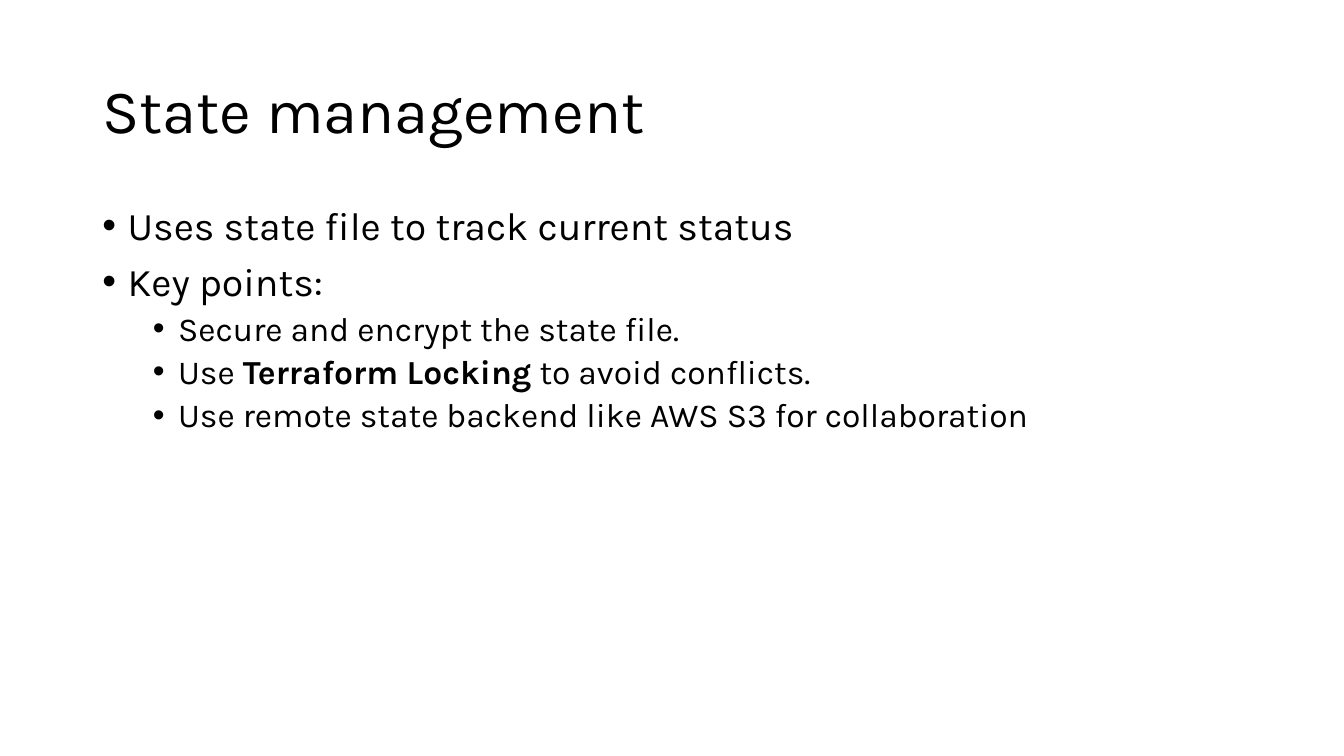
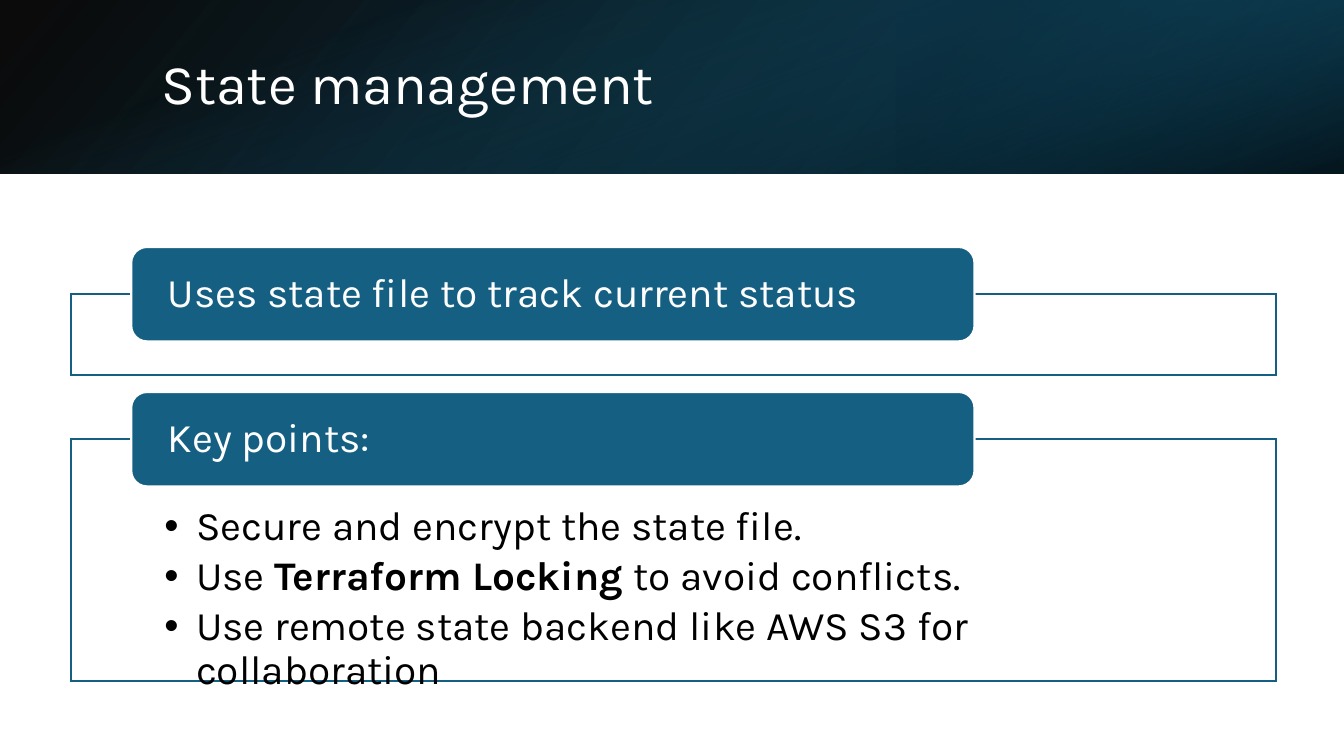
Before and after one commit to sebivenlo/esd-2024-terraform, a slide deck: slide 9 of Presentation/Terraform.pptx. Drawn at 1344x756 pixels with LibreOffice and Linux fonts; fonts in the diff are those of the drawing. Boxes give left, top, right and bottom in pixels: in the first picture for what was removed or moved away, otherwise in the second. Text is boxed around its words. In the diff, an @@ line names an element or a change of style, - is before the commit and + after.

```diff
--- a/Presentation/Terraform.pptx
+++ b/Presentation/Terraform.pptx
@@ rectangle added at bbox=[0, 0, 1344, 173], fill gradient #000000 to #104862 @@
@@ rectangle added at bbox=[0, 1, 1343, 174], fill gradient #156082 to #000000 @@
@@ rectangle added at bbox=[896, 0, 1344, 173], fill gradient #0B3041 to #156082 @@
@@ title "State management": place and size @@
-title "State management" at bbox=[102, 93, 644, 148]
+title "State management" at bbox=[161, 68, 654, 118]
@@ title "State management" at bbox=[161, 68, 654, 118]: size 44 to 40 pt, text colour #000000 to #FFFFFF @@
@@ text at bbox=[128, 213, 793, 306]: paragraphs removed @@
-• Uses state file to track current status
-• Key points:
@@ text "Secure and encrypt the state ...": place and size @@
-text "Secure and encrypt the state ..." at bbox=[128, 213, 1028, 428]
+text "Secure and encrypt the state ..." at bbox=[196, 512, 968, 685]
@@ text "Secure and encrypt the state ..." at bbox=[196, 512, 968, 685]: size 24 to 29 pt; indent changed @@
@@ group added at bbox=[71, 247, 1275, 682]: 2 rectangles, 2 rounded rectangles, 2 texts @@
+Uses state file to track current status
+Key points:
```
Also in this commit, not shown: 17 other slides changed, 2 slides added, 2 slides removed.
